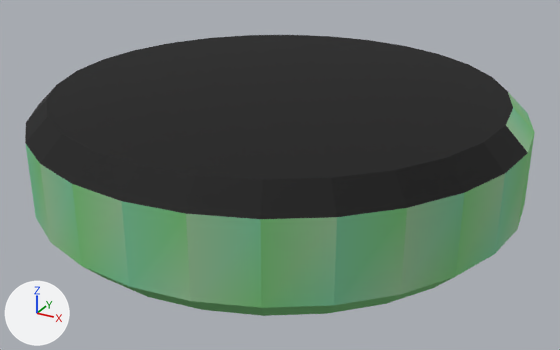
An edit to the glTF model game/art3d/chars/hush/plinth.glb, drawn before and after from the same camera.
Camera for both pictures: a 50 mm camera at (0.365, -0.662, 0.355) aimed at (0.007, -0.011, 0.03). Arrows for +X, +Y and +Z are at lower left; the lights stay in place. The older version comes first. Vertices at exactly the same position are counted once.

The first picture shows 'plinth'.
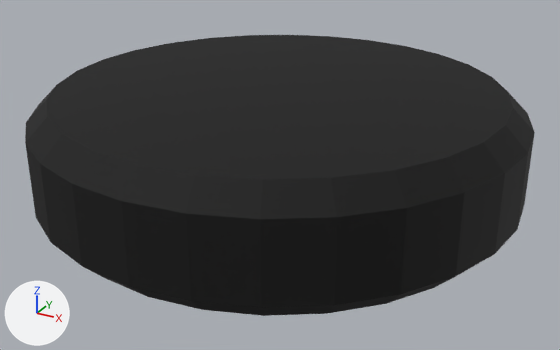
What differs and where, as boxes (x1, y1, x2, y2) in the pictures (560 x 350 px):
part 1 of me_plinth, recoloured (green to black)
    both: (25, 92, 535, 316)
part 2 of me_plinth, recoloured
    both: (40, 109, 528, 300)

The change in detail:
me_plinth has 114 vertices, 224 faces and spans x -0.25..0.25, y -0.25..0.25, z 0.0..0.12.
me_plinth is used by ob_plinth; location (0.0, 0.0, 0.0).
me_plinth part 1: 91 faces centred in x -0.248..0.248, y -0.248..0.248, z 0.007..0.113 are repainted in the vertex colours; the middle colour goes from green #78c678 to black #000000.
me_plinth part 2: 35 faces centred in x -0.239..0.241, y -0.238..0.241, z 0.007..0.113 are repainted in the vertex colours; the middle colour goes from greyish green #98c698 to black #000000.
